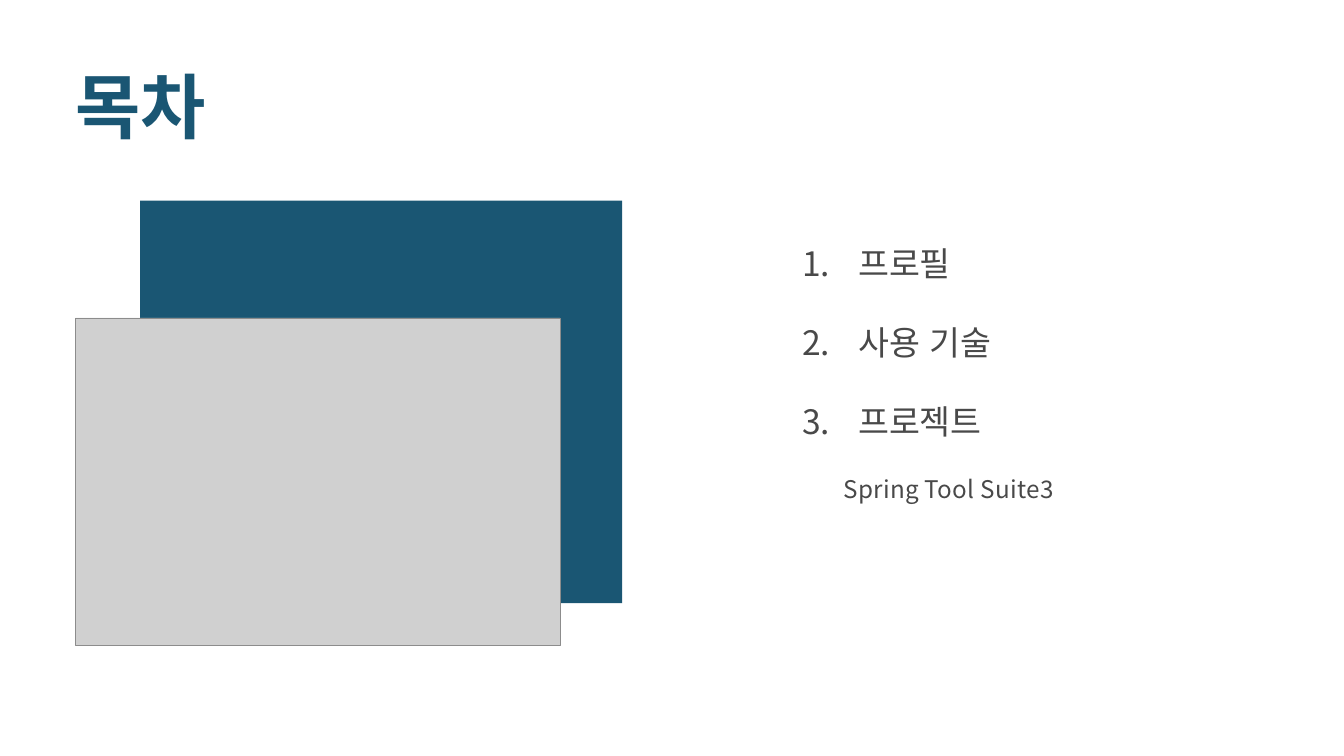
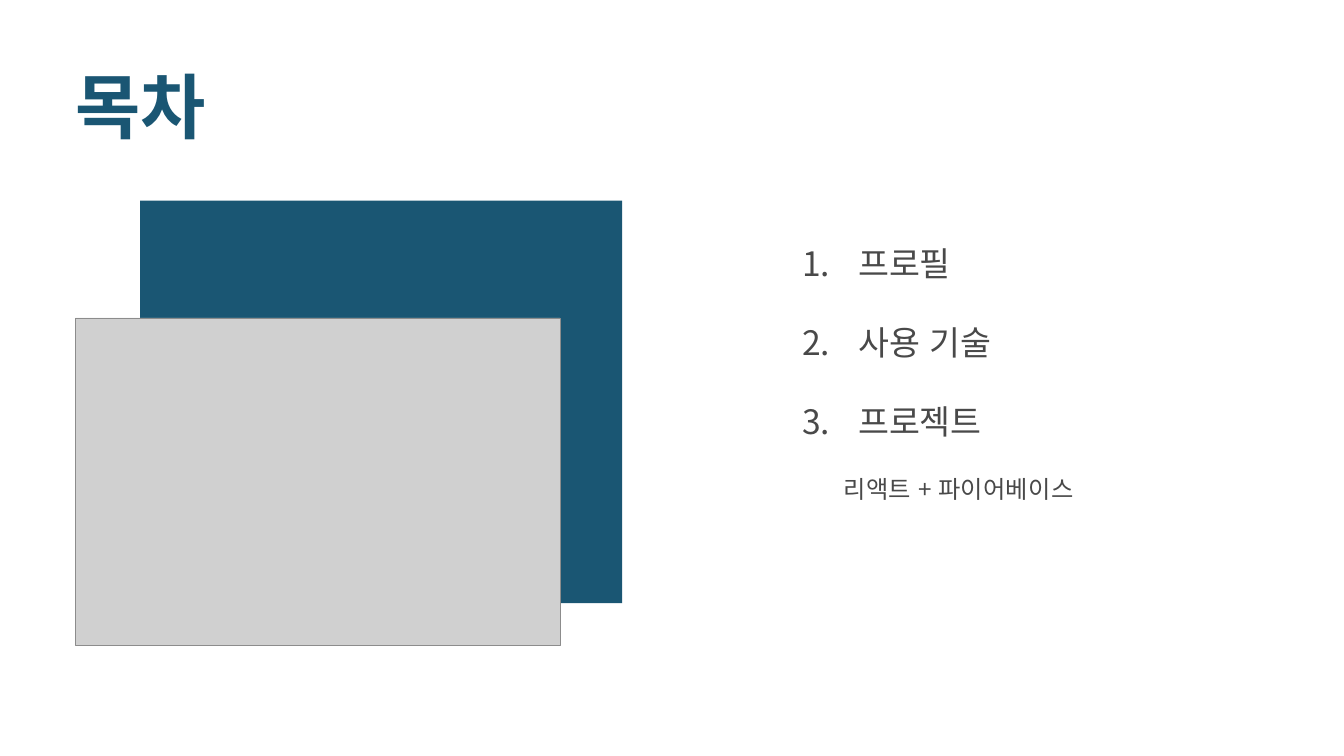
Before and after one commit to realsingeriu/FB9-todoList, a slide deck: slide 2 of 개발자 포트폴리오 - 배경태.pptx. Drawn at 1344x756 pixels with LibreOffice and Linux fonts; fonts in the diff are those of the drawing; grey boxes stand for pictures; background and template pictures are left out. Boxes give left, top, right and bottom in pixels: in the first picture for what was removed or moved away, otherwise in the second. Text is boxed around its words. In the diff, an @@ line names an element or a change of style, - is before the commit and + after.

```diff
--- a/개발자 포트폴리오 - 배경태.pptx
+++ b/개발자 포트폴리오 - 배경태.pptx
@@ text at [843,478,1073,500]: text changed @@
-  Spring Tool Suite3
+  리액트 + 파이어베이스
```
Also in this commit, not shown: 7 other slides changed, 2 slides added, 25 slides removed, 5 other files.
